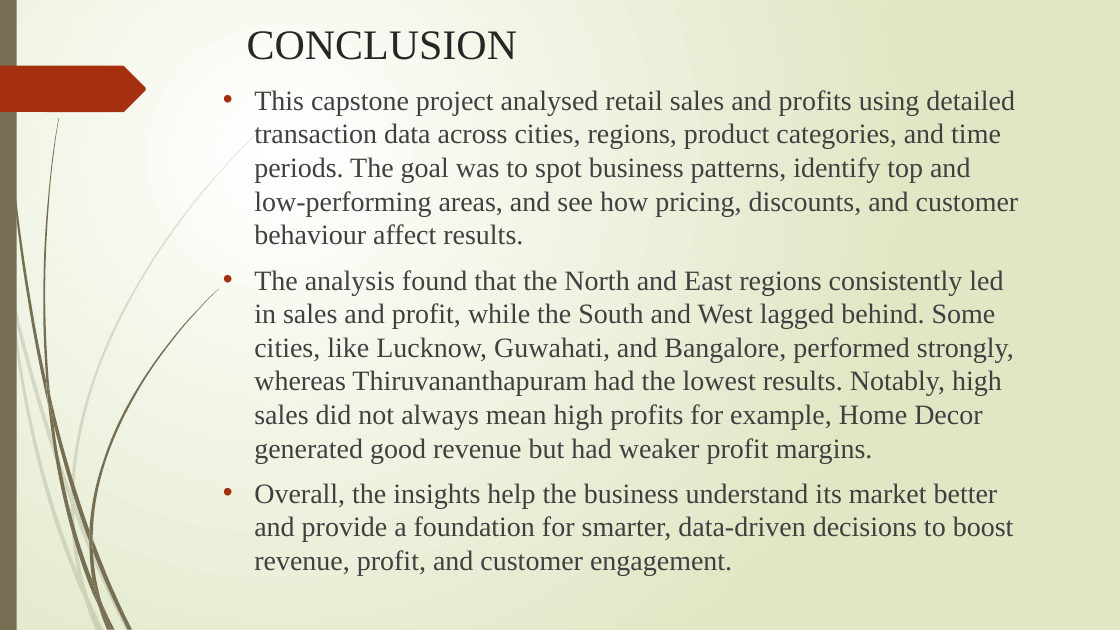
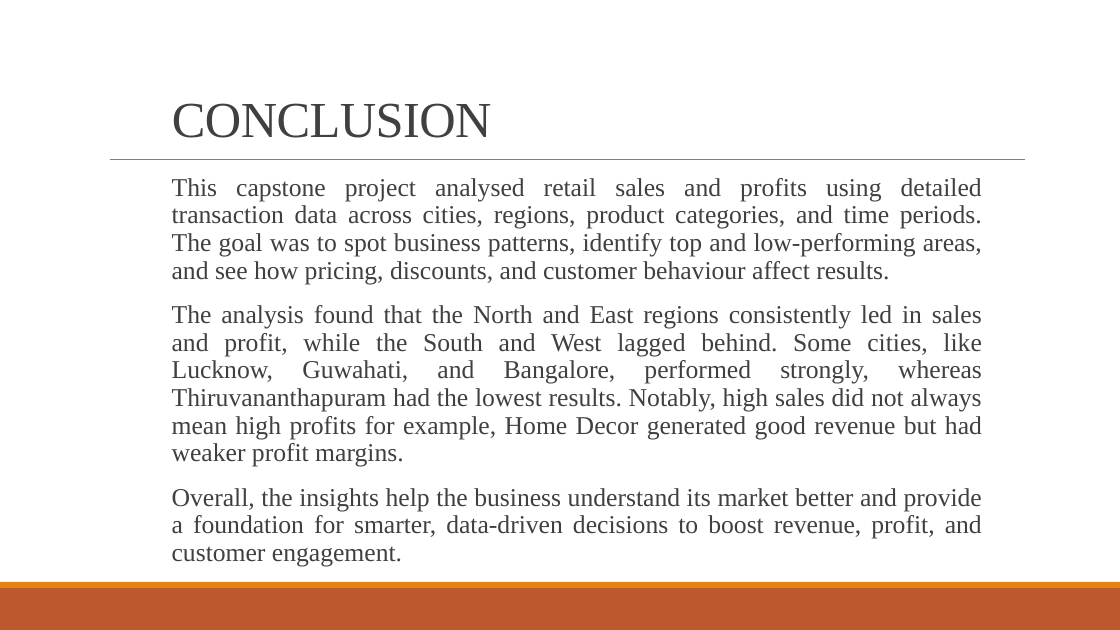
Before and after one commit to raphaelayerteyfloku1-bot/retail-sales-data-analysis, a slide deck: slide 27 of presentation.pptx (slide 23 before the commit). Drawn at 1120x630 pixels with LibreOffice and Linux fonts; fonts in the diff are those of the drawing. Boxes give left, top, right and bottom in pixels: in the first picture for what was removed or moved away, otherwise in the second. Text is boxed around its words. In the diff, an @@ line names an element or a change of style, - is before the commit and + after.

```diff
--- a/presentation.pptx
+++ b/presentation.pptx
@@ background gradient #FFFFFF to #DFE8C4 to #FFFFFF @@
@@ rectangle removed at <box>0,0,17,630</box> @@
@@ freeform shape removed at <box>0,66,146,112</box> @@
@@ title "CONCLUSION": place and size @@
-title "CONCLUSION" at <box>247,31,518,60</box>
+title "CONCLUSION" at <box>172,103,492,138</box>
@@ title "CONCLUSION" at <box>172,103,492,138</box>: size 36 to 43.2 pt, text colour #262626 to #404040, letter spacing 0 to -0.5 pt; line spacing 1 to 0.85; vertical alignment top to bottom @@
@@ line added from (110, 160) to (1026, 160), #808080 0.5 pt @@
@@ text "This capstone project analysed retail ...": place and size @@
-text "This capstone project analysed retail ..." at <box>254,90,1019,576</box>
+text "This capstone project analysed retail ..." at <box>172,178,982,567</box>
@@ text "This capstone project analysed retail ..." at <box>172,178,982,567</box>: size 24 to 22 pt; alignment left to justified; bullet • to  ; line spacing 1 to 0.9; more space between paragraphs; bullet colour #A53010 to #E48312 @@
@@ rectangle added at <box>0,588,1120,630</box>, fill #BD582C @@
@@ rectangle added at <box>0,582,1120,588</box>, fill #E48312 @@
@@ group removed at <box>0,129,262,630</box>: 10 freeform shapes @@
@@ group removed at <box>3,0,218,630</box>: 12 freeform shapes @@
```
Also in this commit, not shown: 20 other slides changed, 6 slides added, 2 slides removed.
